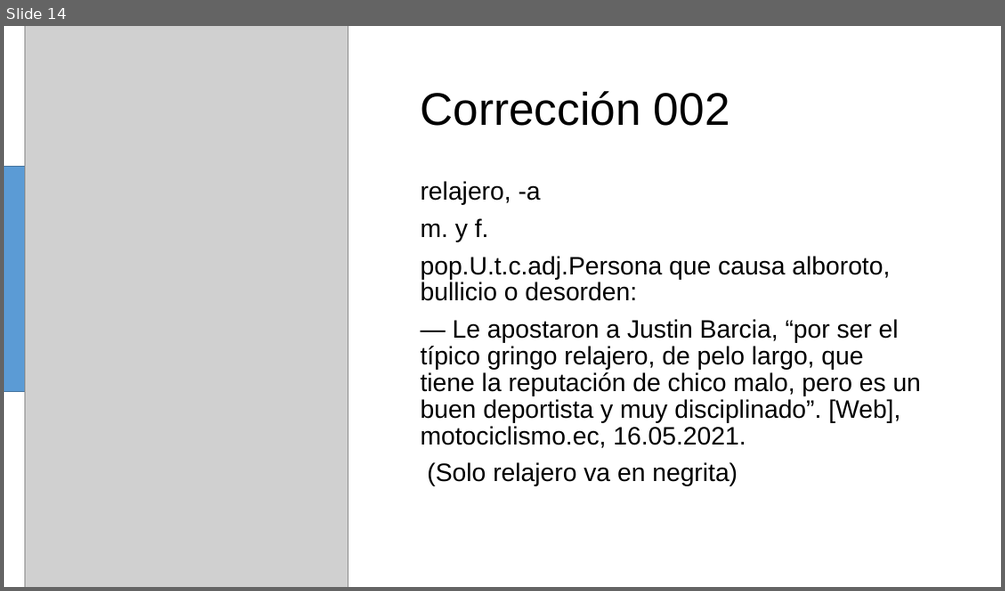
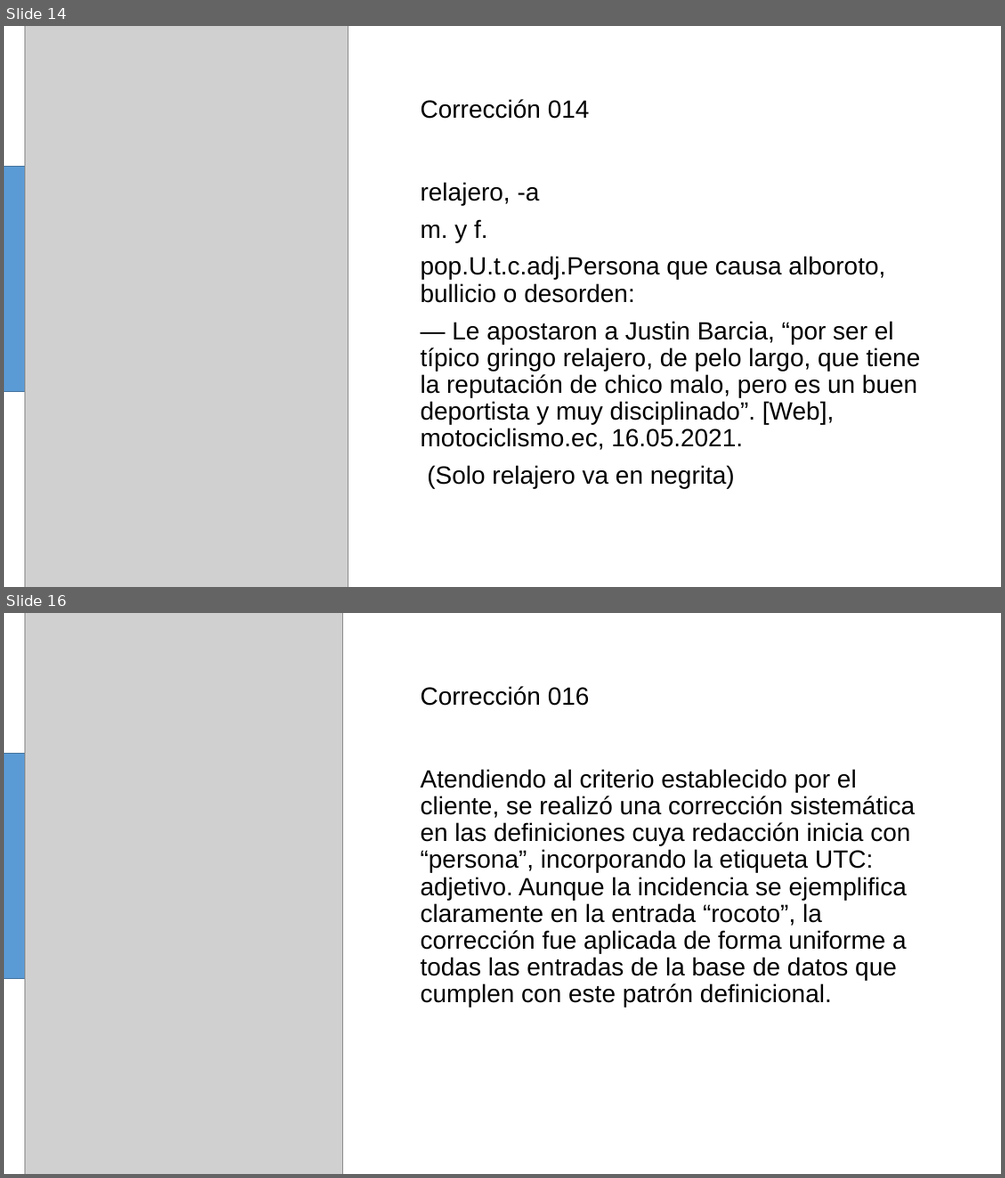
Before and after one commit to omarbramirez/ecuatorianismos, a slide deck: correcciones002.pptx. Shown one above the other, each under a label of ours: slide 14 before the commit, slides 14 and 16 after it; the slides between them are not shown. The pictures are 1005x591 and 1005x1178 pixels, drawn with LibreOffice and Linux fonts; fonts in the diff are those of the drawing; grey boxes stand for pictures. Boxes give left, top, right and bottom in pixels: in the first picture for what was removed or moved away, otherwise in the second. Text is boxed around its words. In the diff, an @@ line names an element or a change of style, - is before the commit and + after.

```diff
--- a/correcciones002.pptx
+++ b/correcciones002.pptx
@@ slide 16 added at <box>4,613,1001,1174</box>, background #FFFFFF @@
@@ picture added at <box>25,613,343,1174</box> @@
@@ title added at <box>421,686,590,706</box>, 24 pt, text #000000 @@
+Corrección 016
@@ rectangle added at <box>4,754,25,978</box>, fill #5B9BD5, outline #43739E 1 pt @@
@@ text added at <box>421,769,914,1007</box>, 24 pt, text #000000 @@
+Atendiendo al criterio establecido por el cliente, se realizó una corrección sistemática en las definiciones cuya redacción inicia con “persona”, incorporando la etiqueta UTC: adjetivo. Aunque la incidencia se ejemplifica claramente en la entrada “rocoto”, la corrección fue aplicada de forma uniforme a todas las entradas de la base de datos que cumplen con este patrón definicional.
@@ slide 14 changed as well @@
@@ title at <box>421,99,590,119</box>: text changed; size 44 to 24 pt @@
-Corrección 002
+Corrección 014
@@ text "relajero, -a" at <box>421,182,921,488</box>: size 24.3 to 24 pt; line spacing 0.88 to 0.9 @@
```
Also in this commit, not shown: 8 other slides changed, 7 other slides added, 8 slides removed, 13 other files.
